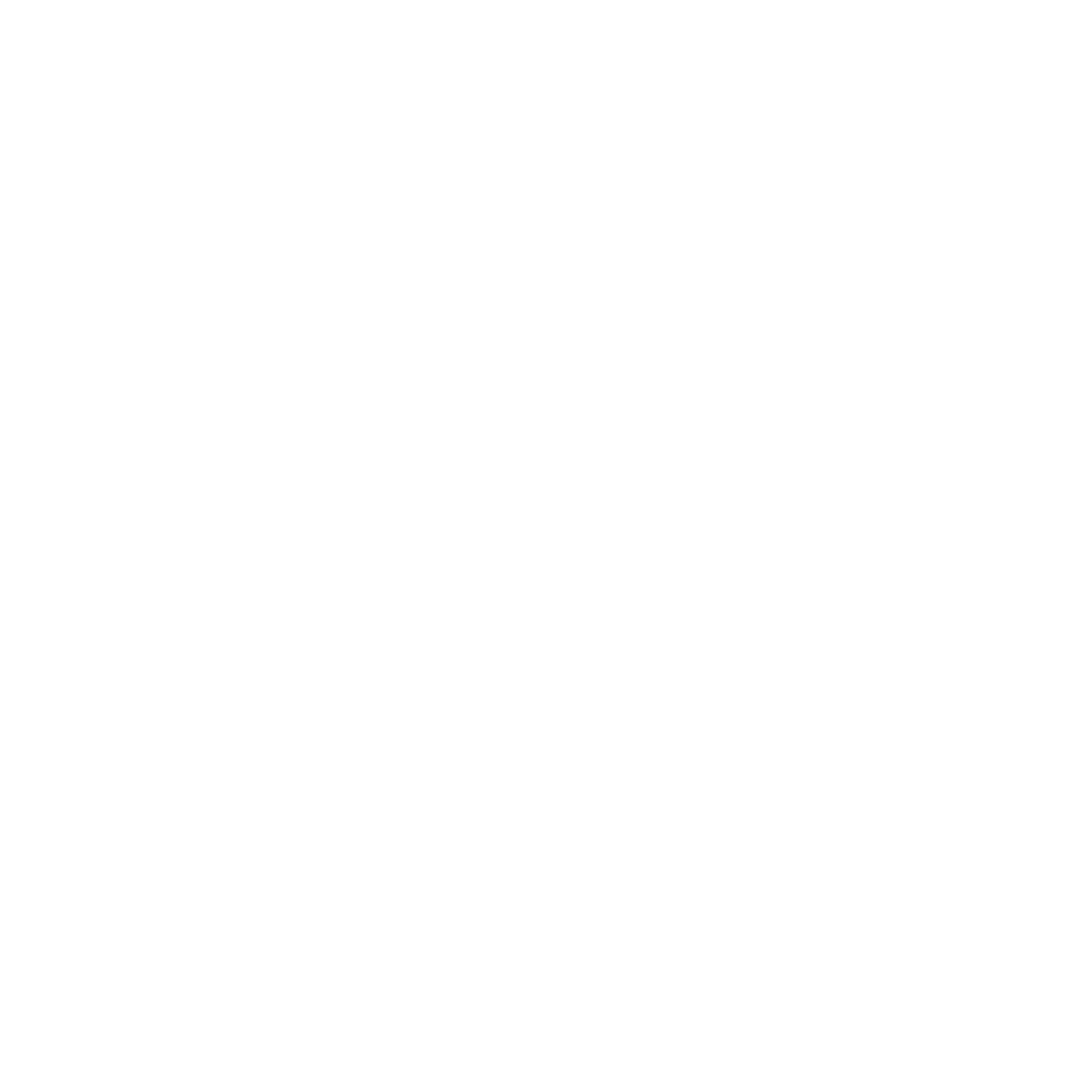
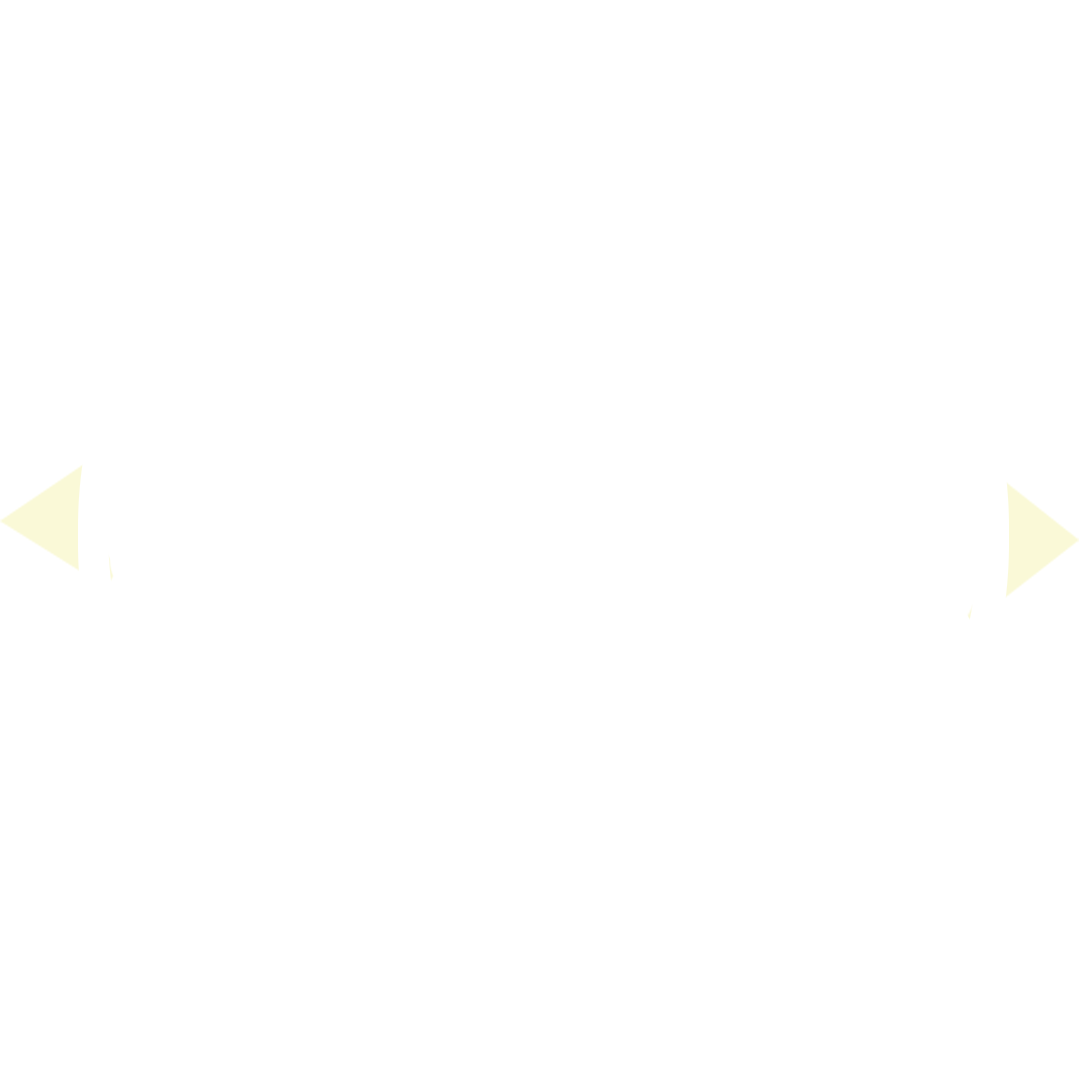
Layer changes from the first 1080 x 1080 image to the second:
added layer "Layer 4 copy" above "Layer 4" over left=0, top=464, right=114, bottom=582
added layer "Layer 4" above "Layer 0" over left=967, top=482, right=1079, bottom=620
